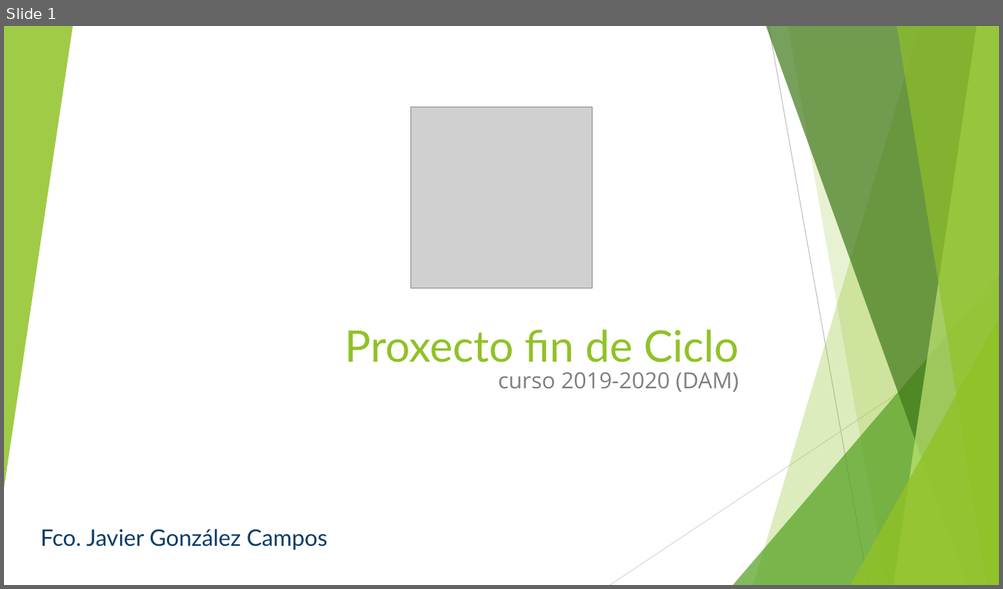
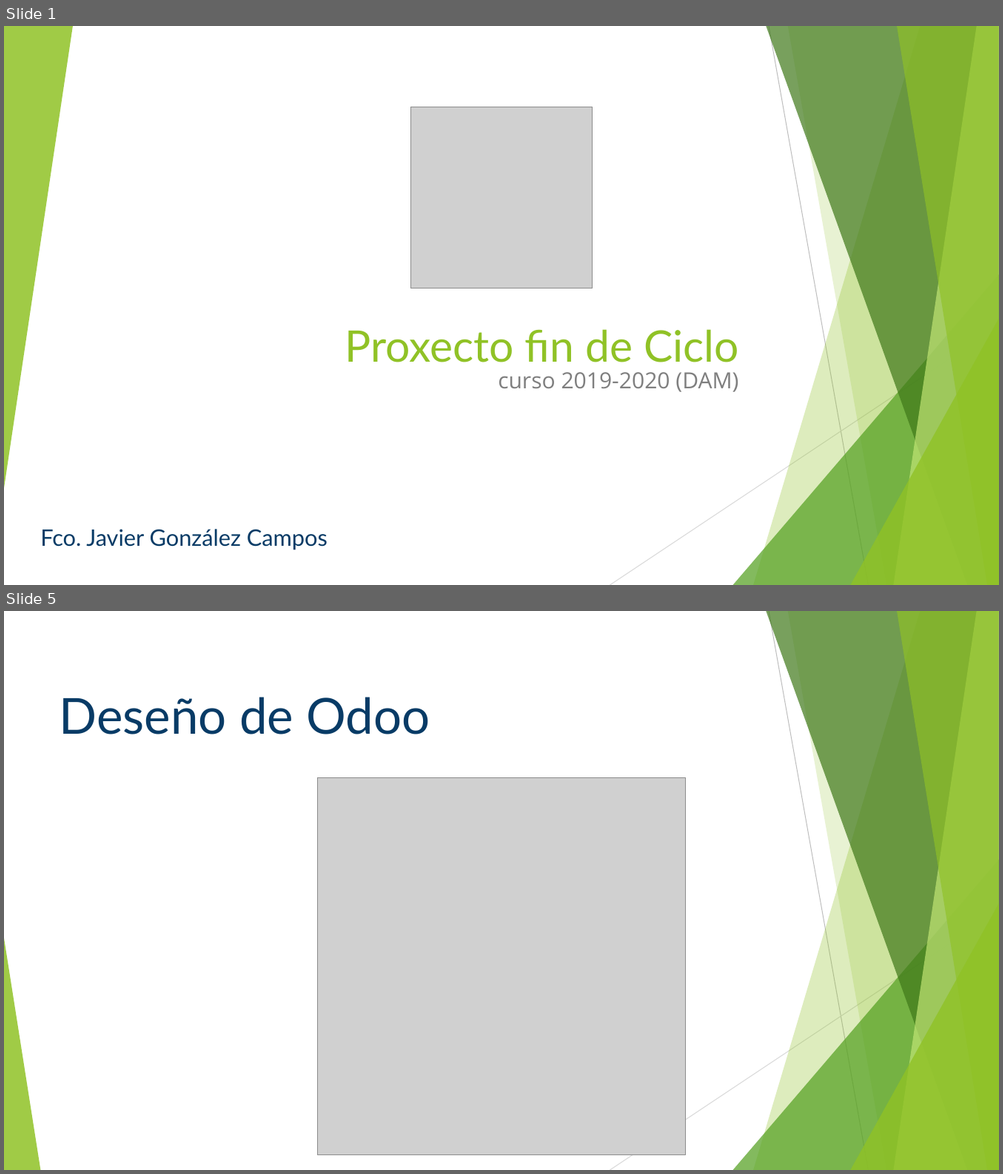
Before and after one commit to archivados/a18franciscogc, a slide deck: doc/Defensa.odp. Shown one above the other, each under a label of ours: slide 1 before the commit, slides 1 and 5 after it; the slides between them are not shown. The pictures are 1003x589 and 1003x1174 pixels, drawn with LibreOffice and Linux fonts; fonts in the diff are those of the drawing; grey boxes stand for pictures. Boxes give left, top, right and bottom in pixels: in the first picture for what was removed or moved away, otherwise in the second. Text is boxed around its words. In the diff, an @@ line names an element or a change of style, - is before the commit and + after.

```diff
--- a/doc/Defensa.odp
+++ b/doc/Defensa.odp
@@ slide 5 added at (x1=4, y1=611, x2=999, y2=1170), background #FFFFFF; not listed: 9 template elements that a slide beside it also shows @@
@@ title added at (x1=60, y1=697, x2=430, y2=735), 48 pt, text #083B66 @@
+Deseño de Odoo
@@ picture added at (x1=317, y1=778, x2=686, y2=1156) @@
@@ freeform shape added at (x1=4, y1=939, x2=40, y2=1170), fill #90C226 at 85% opacity @@
```
Also in this commit, not shown: 3 slides changed, 2 other slides added, 1 other file.
